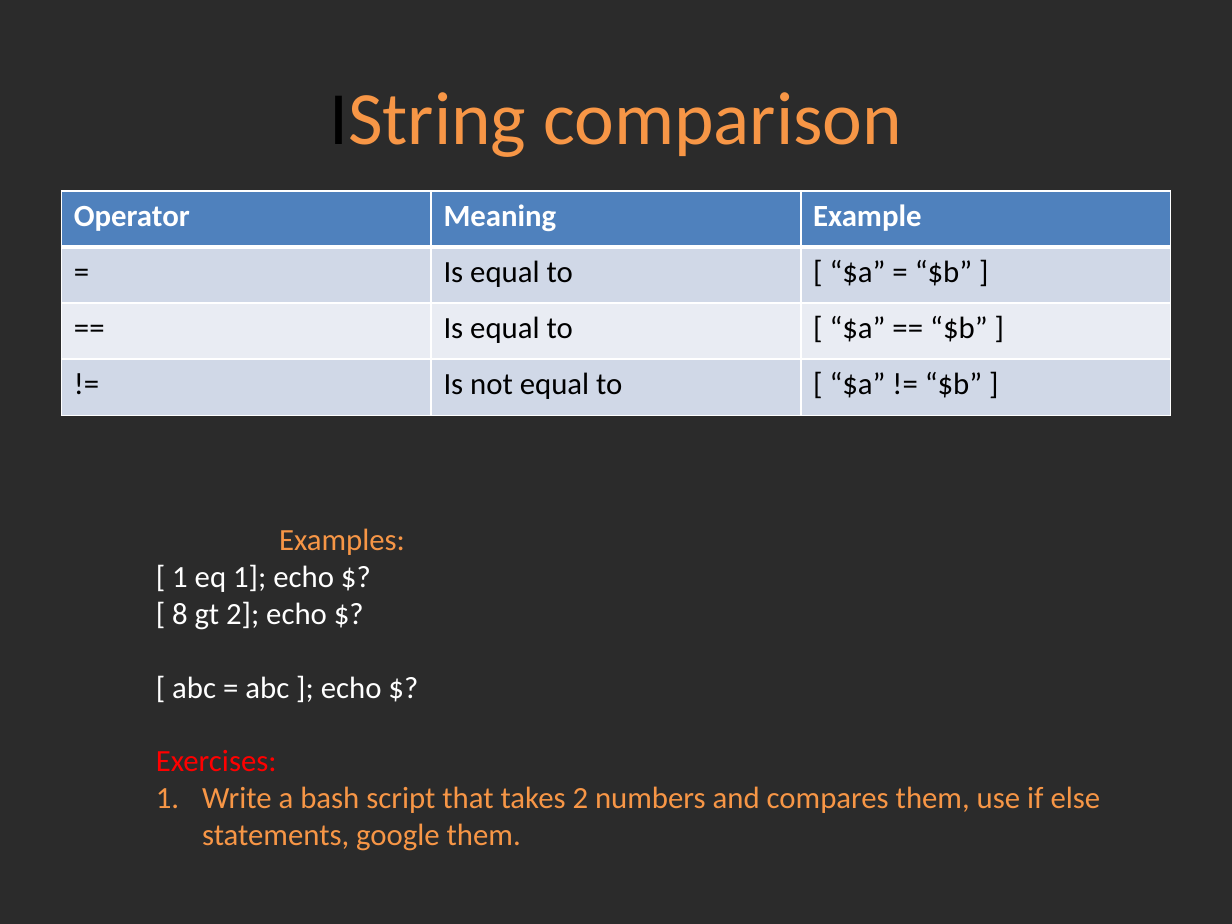
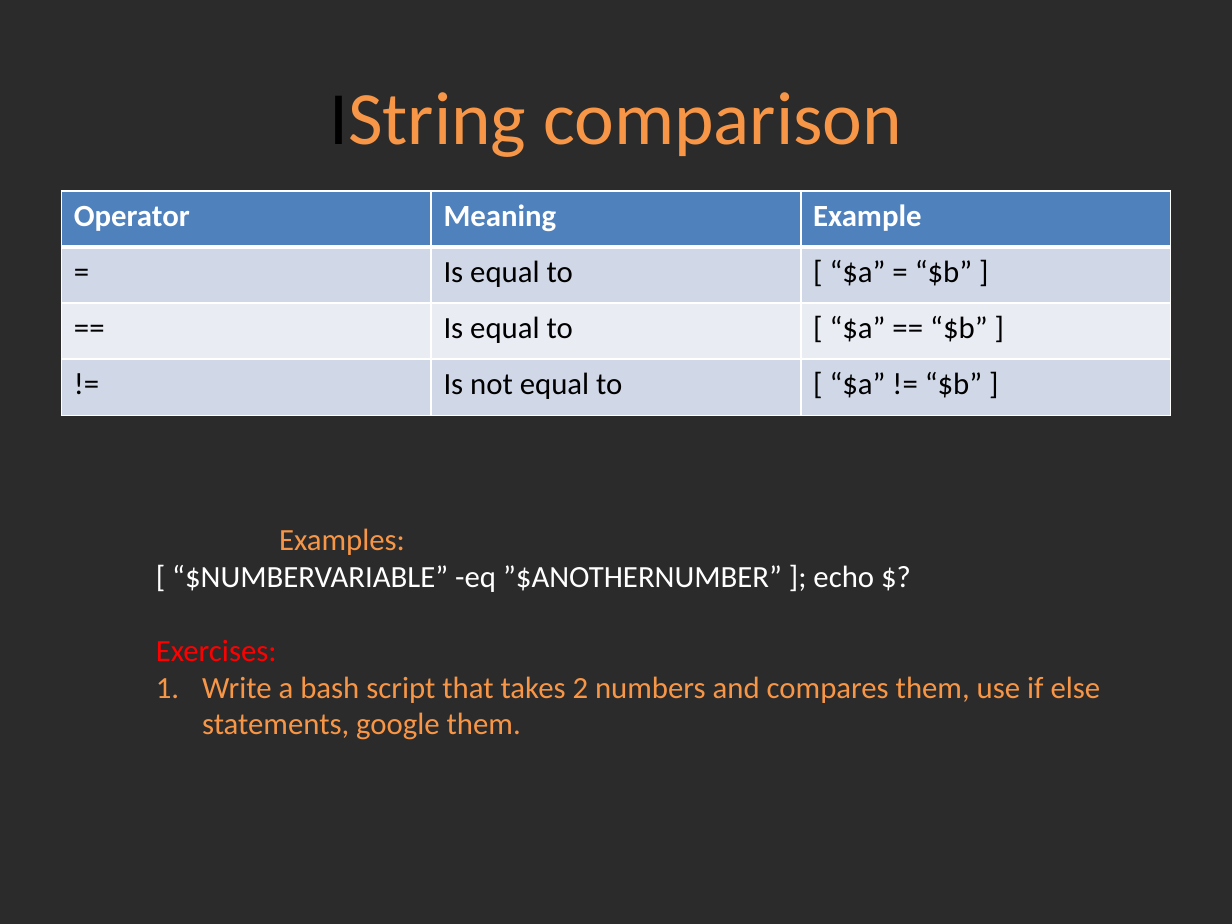
Before and after one commit to Academy-Soft-Intellect/Linux-Course, a slide deck: slide 12 of 15.BashScripting/15-Bash_Scripting.pptx. Drawn at 1232x924 pixels with LibreOffice and Linux fonts; fonts in the diff are those of the drawing; background and template pictures are left out; a plain dark background stands for a picture behind light text. Boxes give left, top, right and bottom in pixels: in the first picture for what was removed or moved away, otherwise in the second. Text is boxed around its words. In the diff, an @@ line names an element or a change of style, - is before the commit and + after.

Commit message:
Bash

```diff
--- a/15.BashScripting/15-Bash_Scripting.pptx
+++ b/15.BashScripting/15-Bash_Scripting.pptx
@@ text at box(172, 565, 874, 592): text changed @@
-[ 1 eq 1]; echo $?
-[ 8 gt 2]; echo $?
-[ abc = abc ]; echo $?
+[ “$NUMBERVARIABLE” -eq ”$ANOTHERNUMBER” ]; echo $?
```
